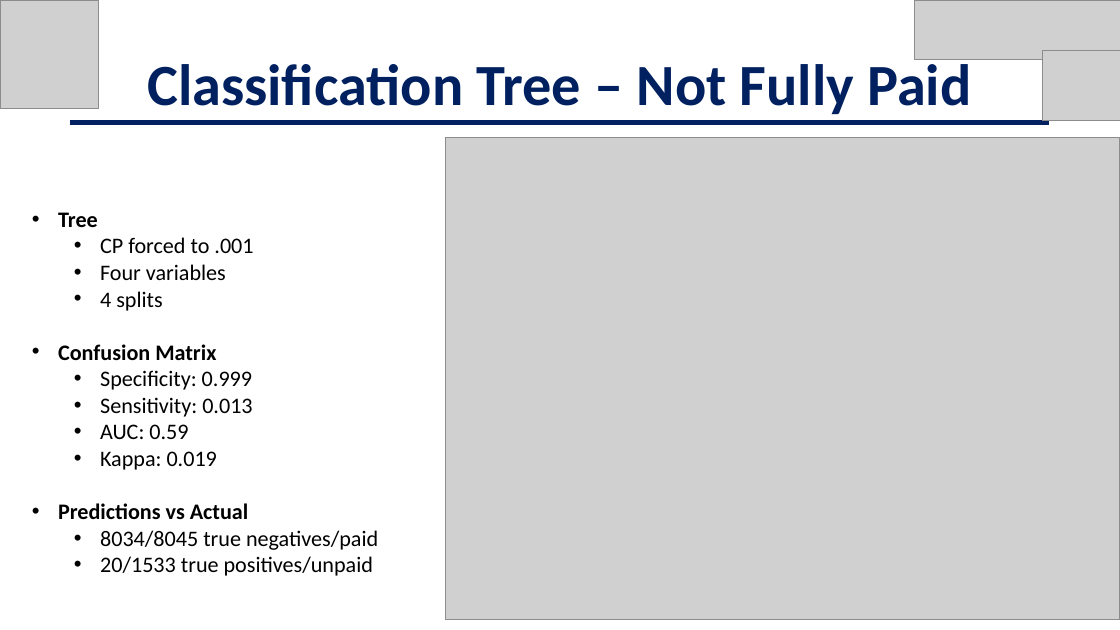
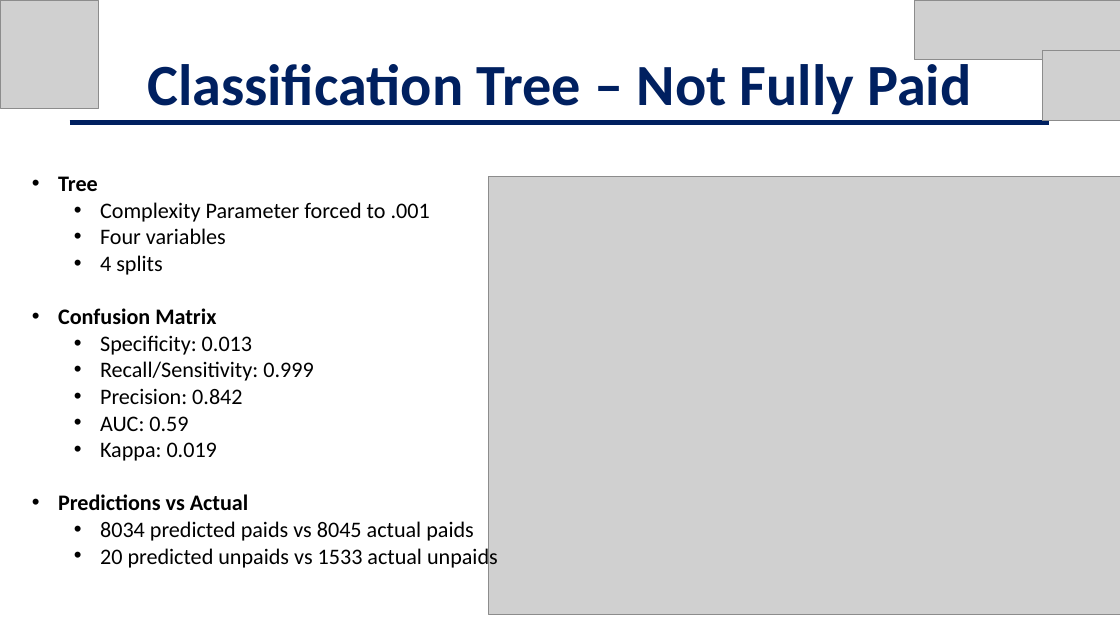
Before and after one commit to jschild01/JMB_DATS_6101, a slide deck: slide 2 of Project2/Jons Slides.pptx. Drawn at 1120x630 pixels with LibreOffice and Linux fonts; fonts in the diff are those of the drawing; grey boxes stand for pictures; background and template pictures are left out. Boxes give left, top, right and bottom in pixels: in the first picture for what was removed or moved away, otherwise in the second. Text is boxed around its words. In the diff, an @@ line names an element or a change of style, - is before the commit and + after.

```diff
--- a/Project2/Jons Slides.pptx
+++ b/Project2/Jons Slides.pptx
@@ text "Tree": place and size @@
-text "Tree" at box(58, 212, 378, 576)
+text "Tree" at box(58, 176, 498, 570)
@@ picture: place and size @@
-picture at box(445, 138, 1120, 620)
+picture at box(488, 176, 1120, 615)
@@ text at box(100, 202, 430, 222): text changed @@
-  • CP forced to .001
+  • Complexity Parameter forced to .001
@@ text at box(100, 335, 313, 404): text changed @@
-  • Specificity: 0.999
-  • Sensitivity: 0.013
+  • Specificity: 0.013
+  • Recall/Sensitivity: 0.999
+  • Precision: 0.842
@@ text at box(100, 521, 498, 570): text changed @@
-  • 8034/8045 true negatives/paid
-  • 20/1533 true positives/unpaid
+  • 8034 predicted paids vs 8045 actual paids
+  • 20 predicted unpaids vs 1533 actual unpaids
```
Also in this commit, not shown: 1 other slide changed, 1 other file.
